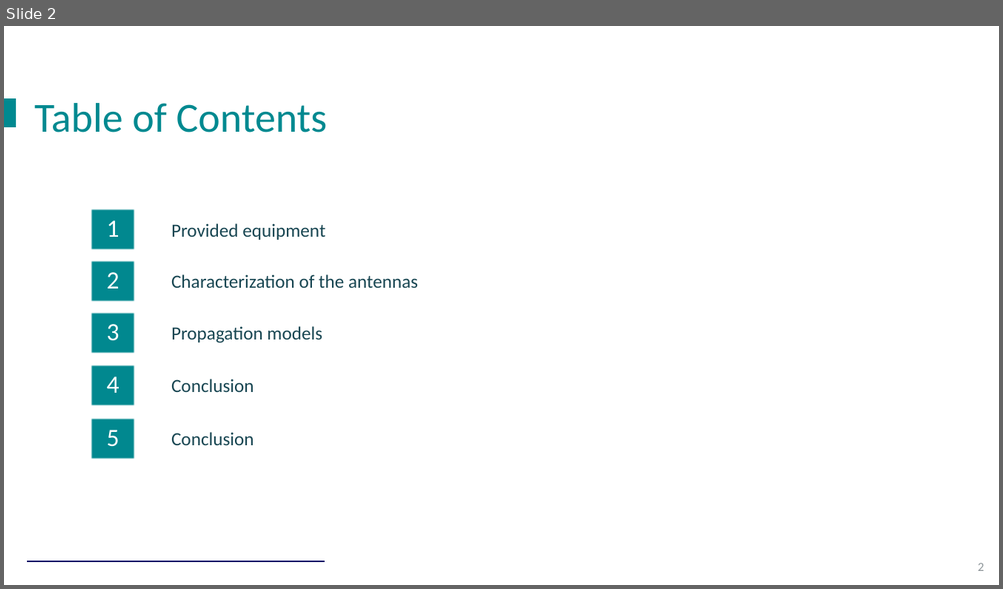
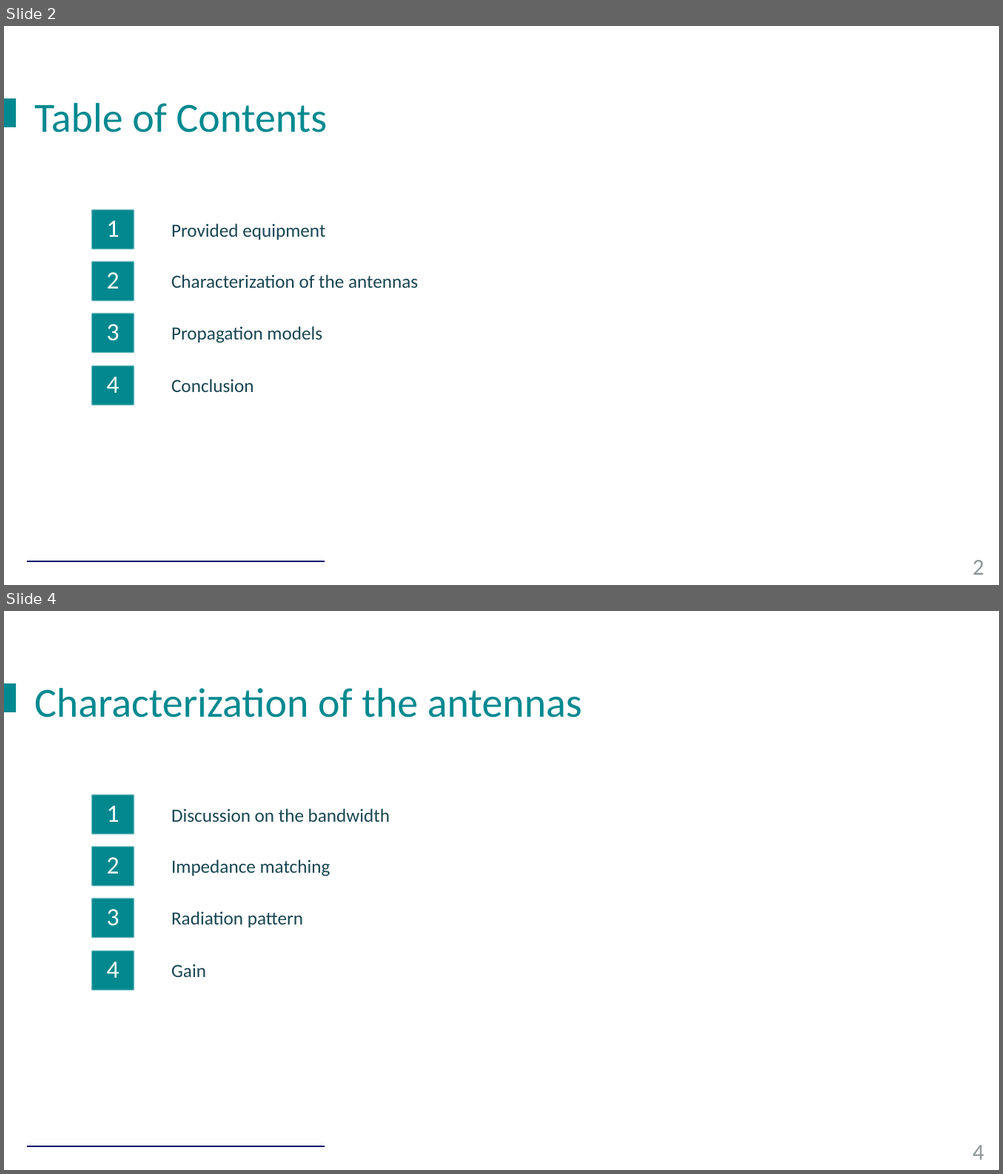
Before and after one commit to Tyr4n1x/Project_Antenna, a slide deck: Presentation.pptx. Shown one above the other, each under a label of ours: slide 2 before the commit, slides 2 and 4 after it; the slides between them are not shown. The pictures are 1003x589 and 1003x1174 pixels, drawn with LibreOffice and Linux fonts; fonts in the diff are those of the drawing; background and template pictures are left out. Boxes give left, top, right and bottom in pixels: in the first picture for what was removed or moved away, otherwise in the second. Text is boxed around its words. In the diff, an @@ line names an element or a change of style, - is before the commit and + after.

```diff
--- a/Presentation.pptx
+++ b/Presentation.pptx
@@ slide 4 added at bbox=[4, 611, 999, 1170], background picture (left out); not listed: 3 template elements that a slide beside it also shows @@
@@ text added at bbox=[34, 688, 582, 718], 40 pt, text #008990 @@
+Characterization of the antennas
@@ text added at bbox=[91, 795, 134, 835], fill #008990, 24 pt, text #FFFFFF @@
+1
@@ text added at bbox=[171, 809, 390, 822], 18 pt, text #184652 @@
+Discussion on the bandwidth
@@ text added at bbox=[91, 846, 134, 887], fill #008990, 24 pt, text #FFFFFF @@
+2
@@ text added at bbox=[171, 860, 330, 877], 18 pt, text #184652 @@
+Impedance matching
@@ text added at bbox=[91, 897, 134, 939], fill #008990, 24 pt, text #FFFFFF @@
+3
@@ text added at bbox=[171, 911, 303, 928], 18 pt, text #184652 @@
+Radiation pattern
@@ text added at bbox=[91, 951, 134, 991], fill #008990, 24 pt, text #FFFFFF @@
+4
@@ text added at bbox=[171, 964, 206, 977], 18 pt, text #184652 @@
+Gain
@@ slide 2 changed as well @@
@@ text removed at bbox=[91, 418, 134, 460] @@
-5
@@ text removed at bbox=[171, 432, 254, 446] @@
-Conclusion
@@ page number at bbox=[972, 560, 984, 575]: size 12 to 22 pt @@
```
Also in this commit, not shown: 1 other slide changed, 20 other slides added, 1 slide removed, 11 other files.
